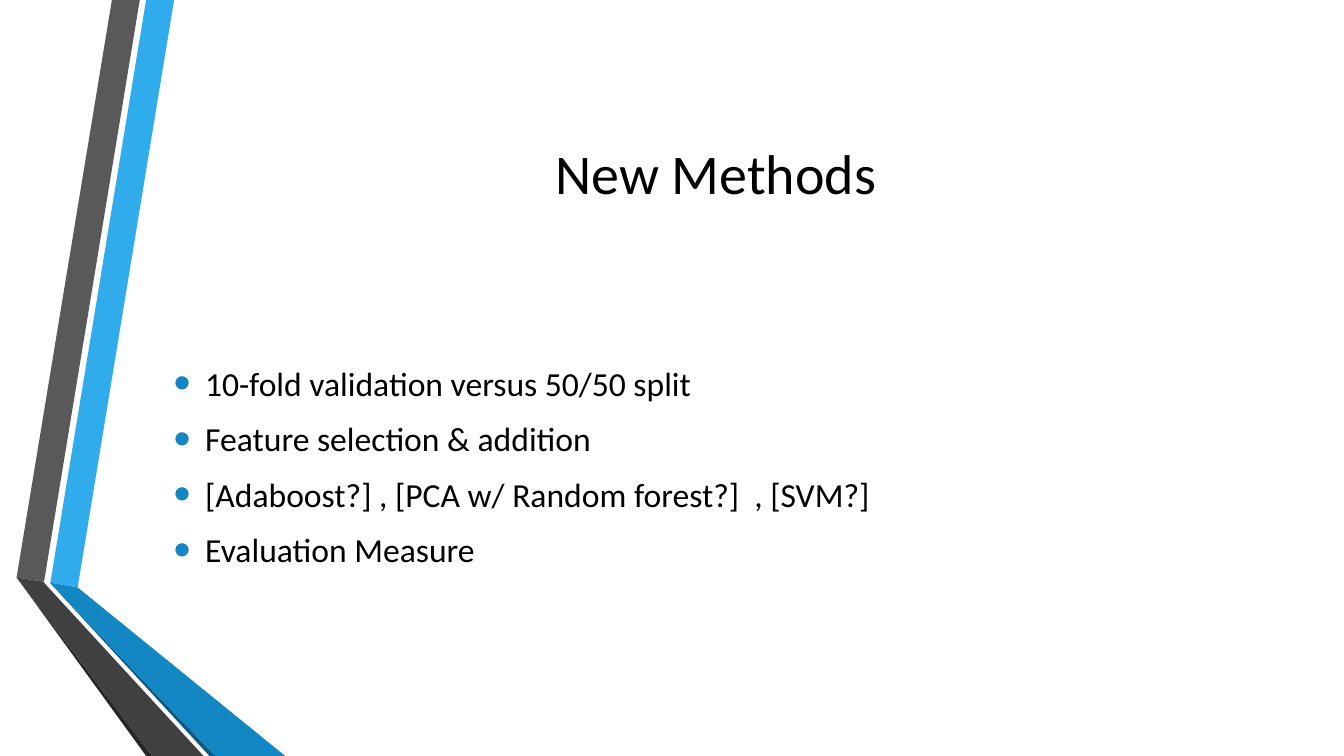
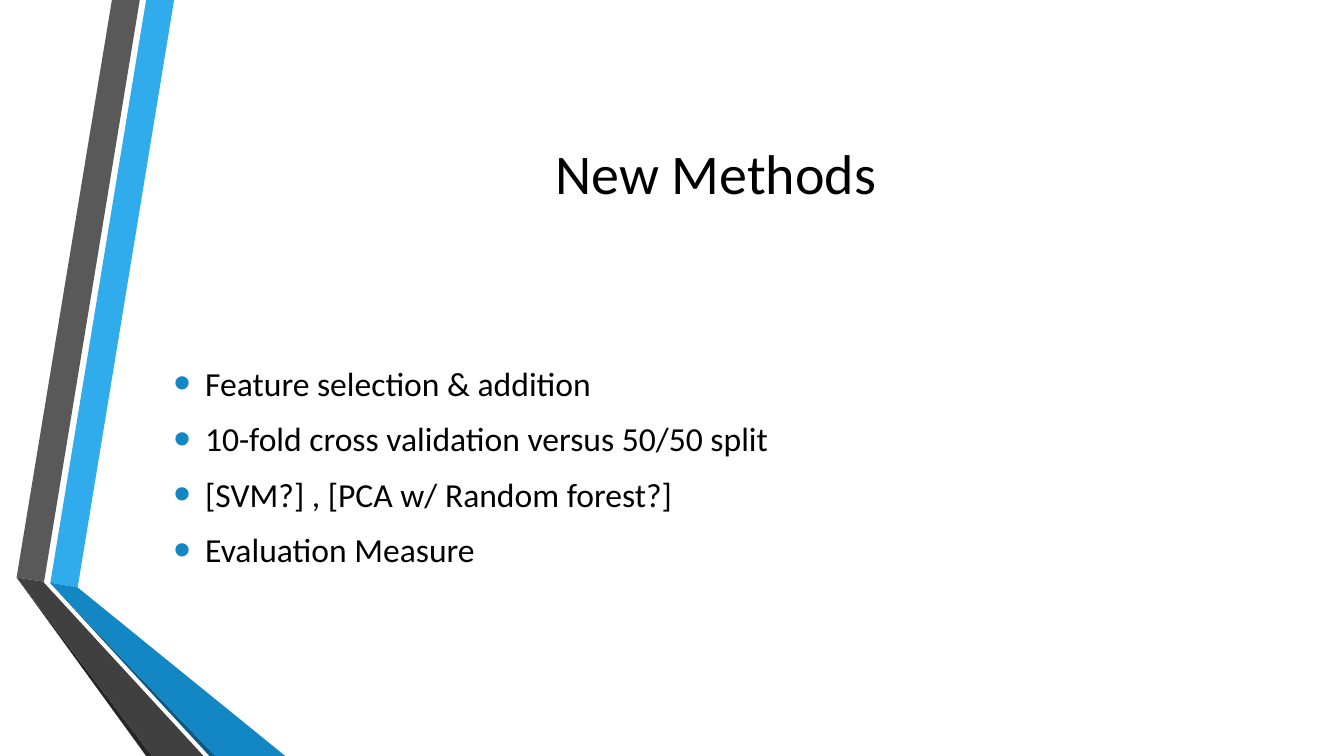
Before and after one commit to jb08/credit_card_default_ML, a slide deck: slide 5 of Predicting_Credit_Card_defaults.pptx. Drawn at 1344x756 pixels with LibreOffice and Linux fonts; fonts in the diff are those of the drawing; background and template pictures are left out. Boxes give left, top, right and bottom in pixels: in the first picture for what was removed or moved away, otherwise in the second. Text is boxed around its words. In the diff, an @@ line names an element or a change of style, - is before the commit and + after.

```diff
--- a/Predicting_Credit_Card_defaults.pptx
+++ b/Predicting_Credit_Card_defaults.pptx
@@ text at [205,372,690,402]: paragraph removed @@
-• 10-fold validation versus 50/50 split
@@ text at [205,427,767,512]: text changed @@
-• [Adaboost?] , [PCA w/ Random forest?] , [SVM?]
+• 10-fold cross validation versus 50/50 split
+• [SVM?] , [PCA w/ Random forest?]
```
Also in this commit, not shown: 4 other slides changed, 1 slide added, 1 slide removed, 1 other file.
